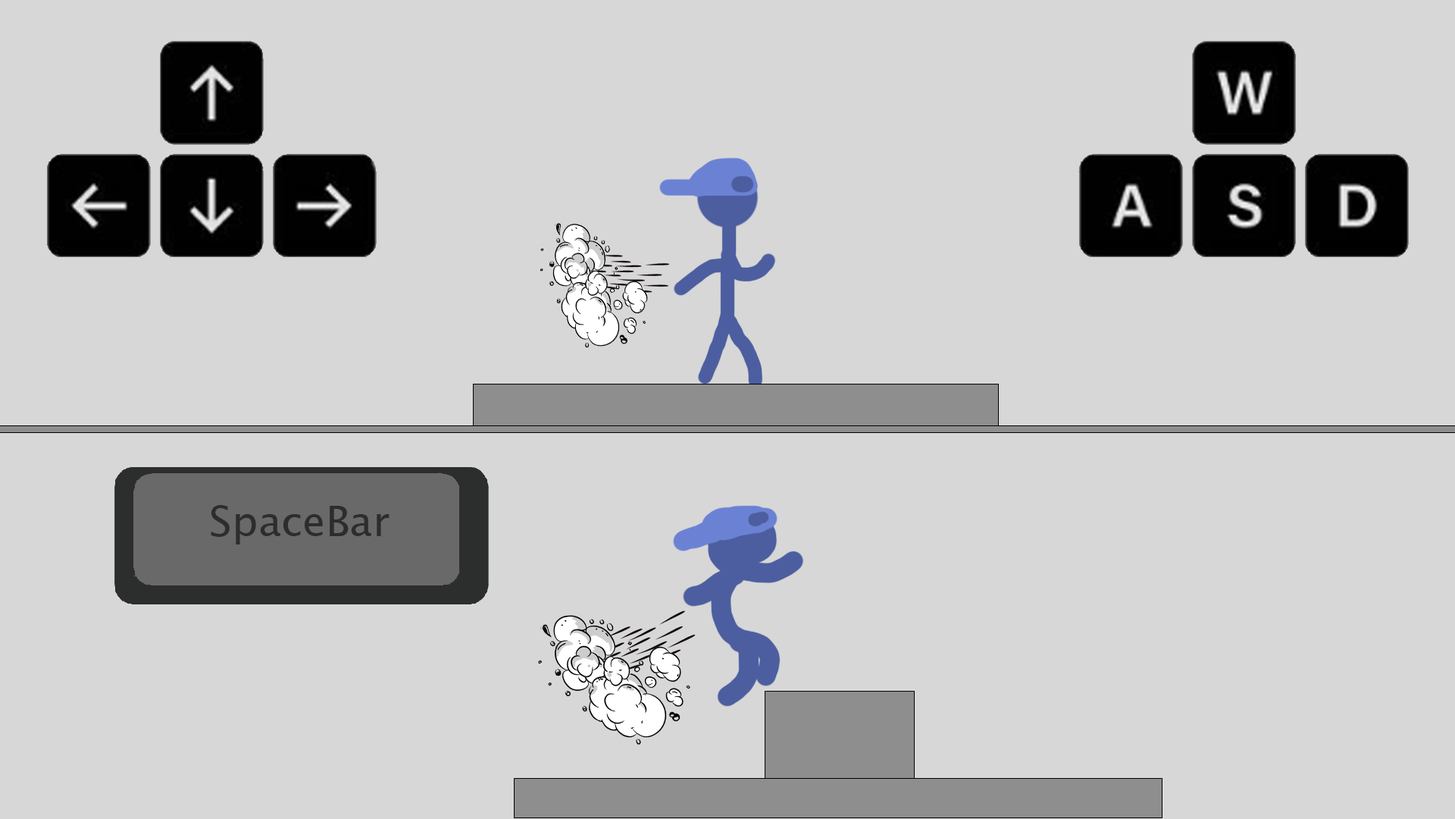
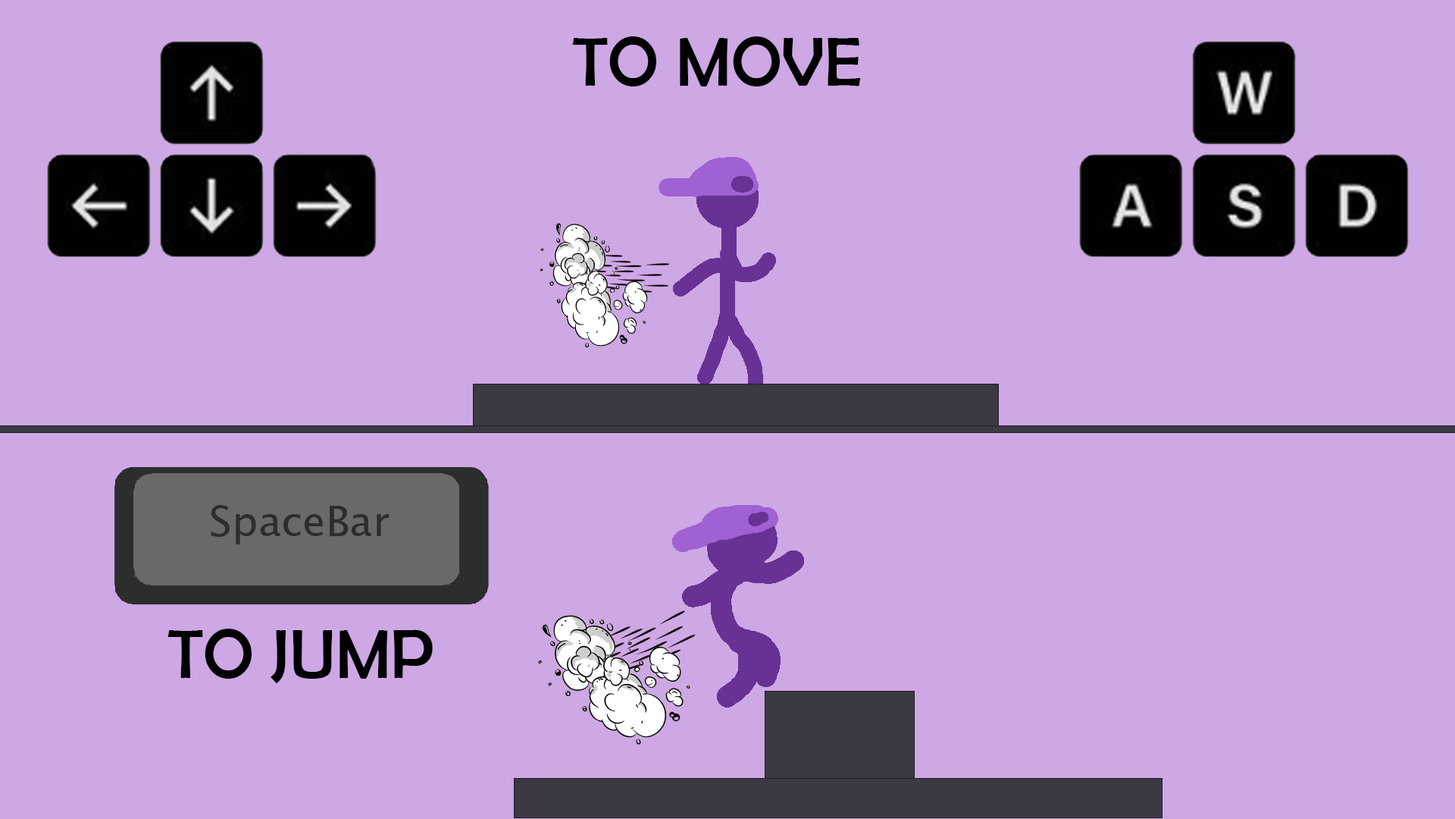
Layered file, before and after one edit (1455×819). Changes by layer:
painted on "Rectangle 2" over [472,383,1000,426]
painted on "Rectangle 1" over [0,425,1455,433]
painted on "Rectangle 4" over [764,690,915,779]
painted on "Rectangle 3" over [513,777,1163,818]
added layer "TO JUMP" above "TO MOVE" over [167,628,433,683]
added layer "TO MOVE" above "Layer 2" over [572,36,862,87]
painted on "Layer 2" over [619,156,777,389]
painted on "Layer 3" over [672,504,805,708]
painted on "Layer 1" over [0,0,1455,819]
painted on "Background" over [0,0,1455,819]
